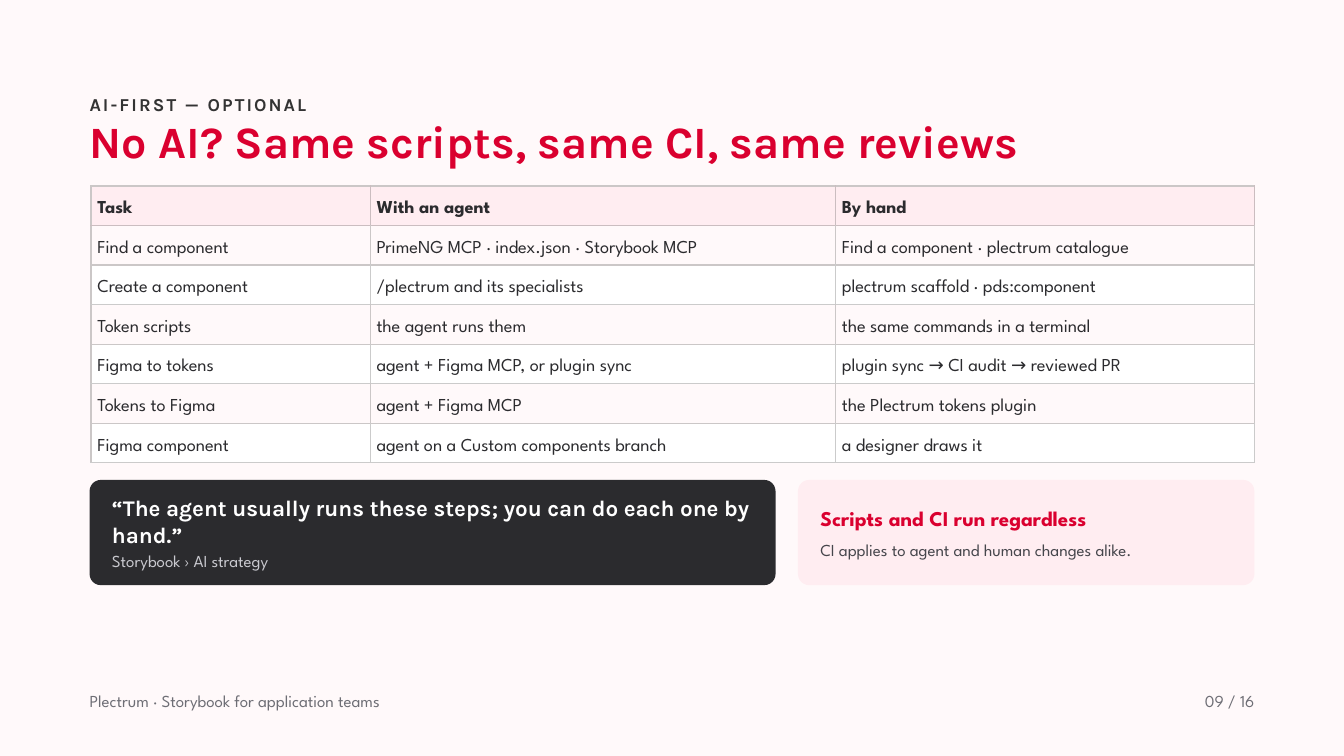
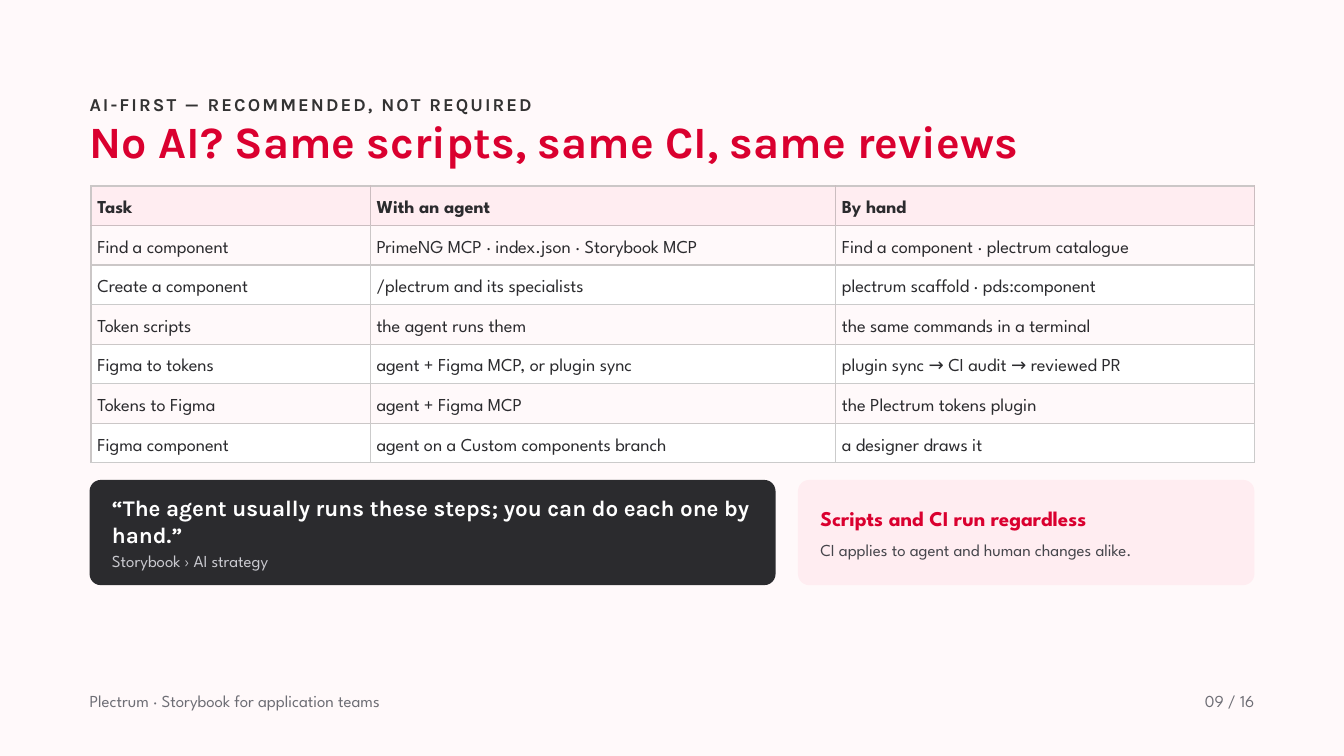
Before and after one commit to solidaris-danielbodigil/solidaris-plectrum, a slide deck: slide 9 of docs/Storybook for application teams.pptx. Drawn at 1344x756 pixels with LibreOffice and Linux fonts; fonts in the diff are those of the drawing. Boxes give left, top, right and bottom in pixels: in the first picture for what was removed or moved away, otherwise in the second. Text is boxed around its words. In the diff, an @@ line names an element or a change of style, - is before the commit and + after.

```diff
--- a/docs/Storybook for application teams.pptx
+++ b/docs/Storybook for application teams.pptx
@@ text at [90, 99, 531, 115]: text changed @@
-AI-FIRST — OPTIONAL
+AI-FIRST — RECOMMENDED, NOT REQUIRED
```
